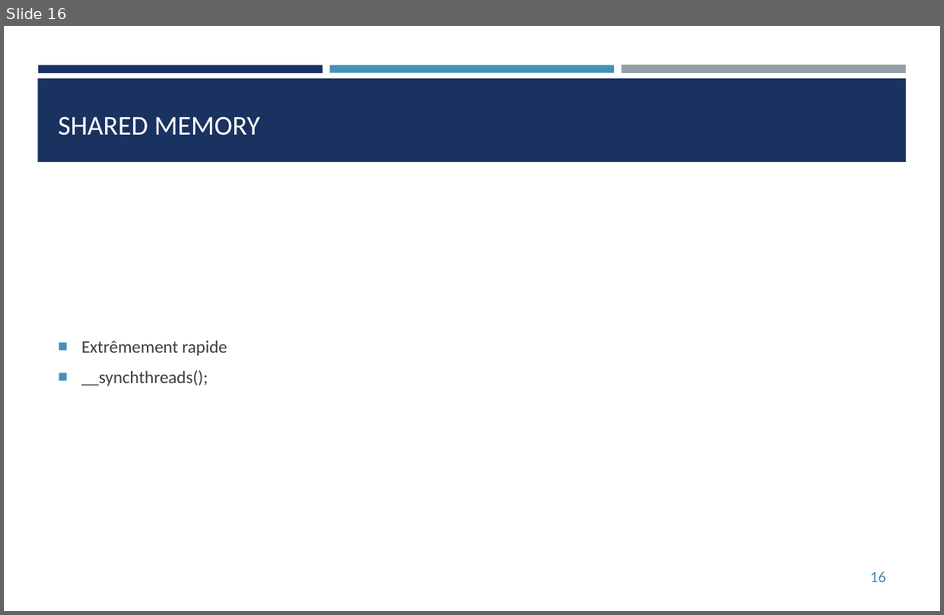
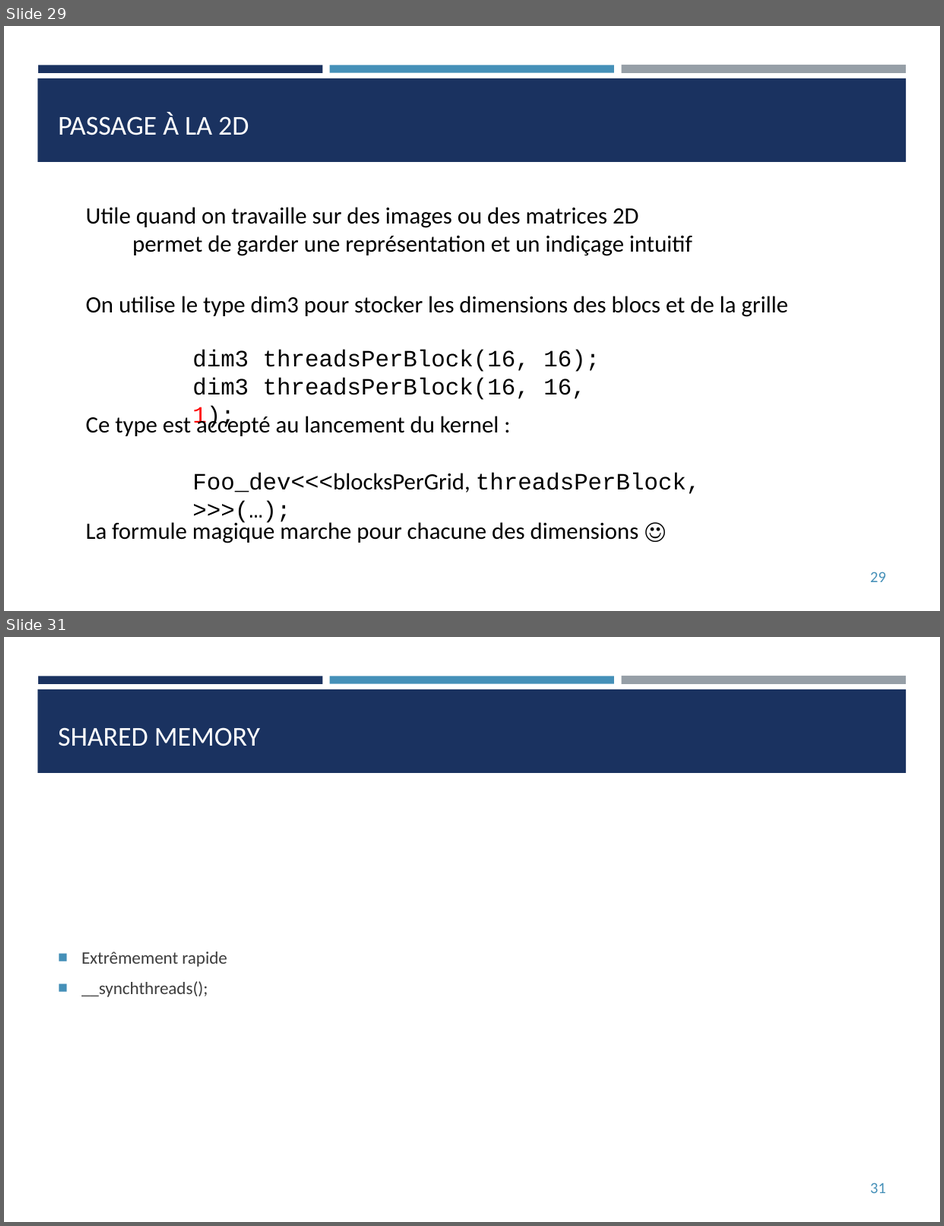
Before and after one commit to franckginguene/hpc_formation_scalian, a slide deck: Diapos/HPC_CUDA.pptx. Shown one above the other, each under a label of ours: slide 16 before the commit, slides 29 and 31 after it; the slides between them are not shown. The pictures are 944x615 and 944x1226 pixels, drawn with LibreOffice and Linux fonts; fonts in the diff are those of the drawing. Boxes give left, top, right and bottom in pixels: in the first picture for what was removed or moved away, otherwise in the second. Text is boxed around its words. In the diff, an @@ line names an element or a change of style, - is before the commit and + after.

```diff
--- a/Diapos/HPC_CUDA.pptx
+++ b/Diapos/HPC_CUDA.pptx
@@ slide 29 added at (4, 26, 940, 611), background #FFFFFF; not listed: 4 template elements that a slide beside it also shows @@
@@ title added at (58, 112, 249, 135), 21 pt, text #FFFFFF @@
+PASSAGE À LA 2D
@@ text added at (86, 207, 693, 256), 18 pt, text #000000 @@
+Utile quand on travaille sur des images ou des matrices 2D
+permet de garder une représentation et un indiçage intuitif
@@ text added at (86, 296, 789, 317), 18 pt, text #000000 @@
+On utilise le type dim3 pour stocker les dimensions des blocs et de la grille
@@ text added at (192, 350, 600, 430), 18 pt, text #000000 @@
+dim3 threadsPerBlock(16, 16);
+dim3 threadsPerBlock(16, 16, 1);
@@ text added at (86, 413, 500, 436), 18 pt, text #000000 @@
+Ce type est accepté au lancement du kernel :
@@ text added at (192, 473, 701, 494), 18 pt, text #000000 @@
+Foo_dev<<<blocksPerGrid, threadsPerBlock, >>>(…);
@@ text added at (86, 519, 639, 544), 18 pt, text #000000 @@
+La formule magique marche pour chacune des dimensions ☺
@@ page number added at (870, 572, 886, 582), 12 pt, text #4590B8 @@
+29
@@ what was slide 16 is now slide 31 @@
@@ page number at (870, 1183, 886, 1193): text changed @@
-16
+31
```
Also in this commit, not shown: 4 slides changed, 15 other slides added, 1 slide removed.
